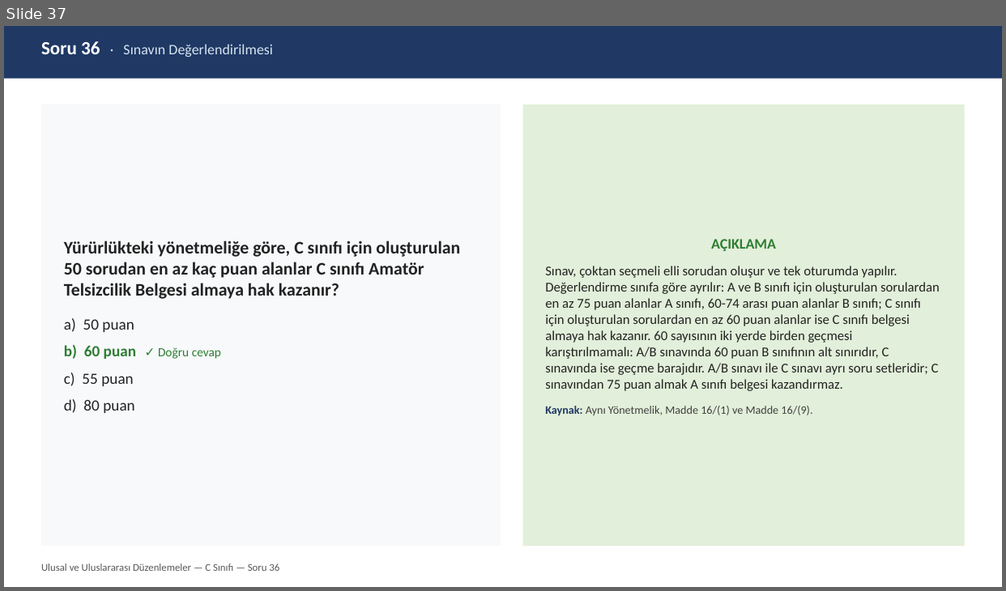
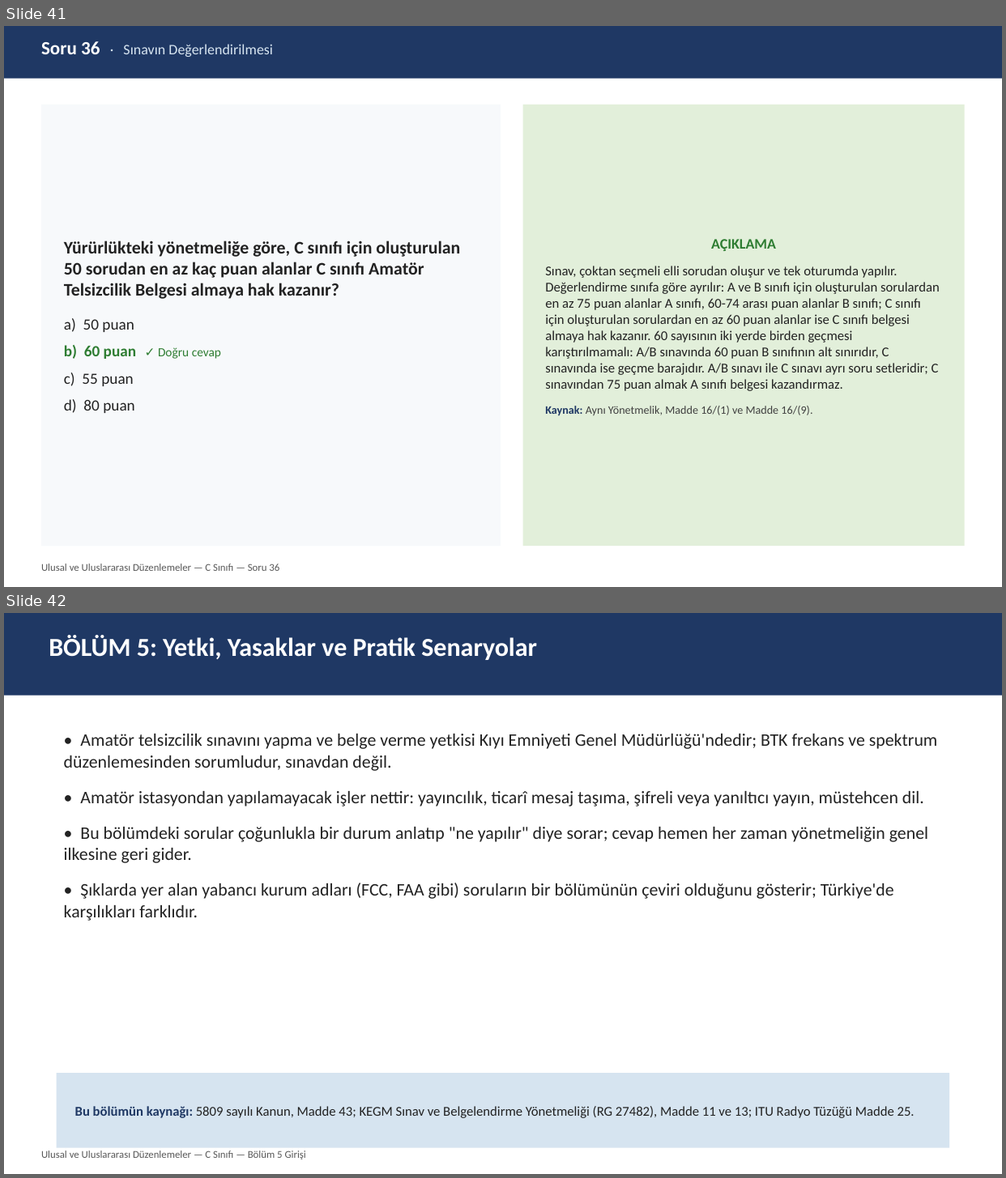
Before and after one commit to TA3HRJ/amator-telsiz-egitimi, a slide deck: Amator_Telsizcilik_C_Duzenlemeler_Sinav_Hazirlik_v1.0.pptx. Shown one above the other, each under a label of ours: slide 37 before the commit, slides 41 and 42 after it. The pictures are 1006x591 and 1006x1178 pixels, drawn with LibreOffice and Linux fonts; fonts in the diff are those of the drawing. Boxes give left, top, right and bottom in pixels: in the first picture for what was removed or moved away, otherwise in the second. Text is boxed around its words. In the diff, an @@ line names an element or a change of style, - is before the commit and + after.

```diff
--- a/Amator_Telsizcilik_C_Duzenlemeler_Sinav_Hazirlik_v1.0.pptx
+++ b/Amator_Telsizcilik_C_Duzenlemeler_Sinav_Hazirlik_v1.0.pptx
@@ slide 42 added at [4, 613, 1002, 1174], background #FFFFFF @@
@@ rectangle added at [4, 613, 1002, 696], fill #1F3864 @@
@@ text added at [49, 635, 537, 660], 25 pt, text #FFFFFF, bold @@
+BÖLÜM 5: Yetki, Yasaklar ve Pratik Senaryolar
@@ text added at [64, 734, 938, 921], 17 pt, text #222222 @@
+• Amatör telsizcilik sınavını yapma ve belge verme yetkisi Kıyı Emniyeti Genel Müdürlüğü'ndedir; BTK frekans ve spektrum düzenlemesinden sorumludur, sınavdan değil.
+• Amatör istasyondan yapılamayacak işler nettir: yayıncılık, ticarî mesaj taşıma, şifreli veya yanıltıcı yayın, müstehcen dil.
+• Bu bölümdeki sorular çoğunlukla bir durum anlatıp "ne yapılır" diye sorar; cevap hemen her zaman yönetmeliğin genel ilkesine geri gider.
+• Şıklarda yer alan yabancı kurum adları (FCC, FAA gibi) soruların bir bölümünün çeviri olduğunu gösterir; Türkiye'de karşılıkları farklıdır.
@@ rectangle added at [57, 1073, 949, 1148], fill #D6E4F0, 13 pt, text #222222 @@
+Bu bölümün kaynağı: 5809 sayılı Kanun, Madde 43; KEGM Sınav ve Belgelendirme Yönetmeliği (RG 27482), Madde 11 ve 13; ITU Radyo Tüzüğü Madde 25.
@@ text added at [41, 1151, 306, 1160], 10 pt, text #595959 @@
+Ulusal ve Uluslararası Düzenlemeler — C Sınıfı — Bölüm 5 Girişi
@@ what was slide 37 is now slide 41 @@
```
Also in this commit, not shown: 4 other slides added, 5 other files.
